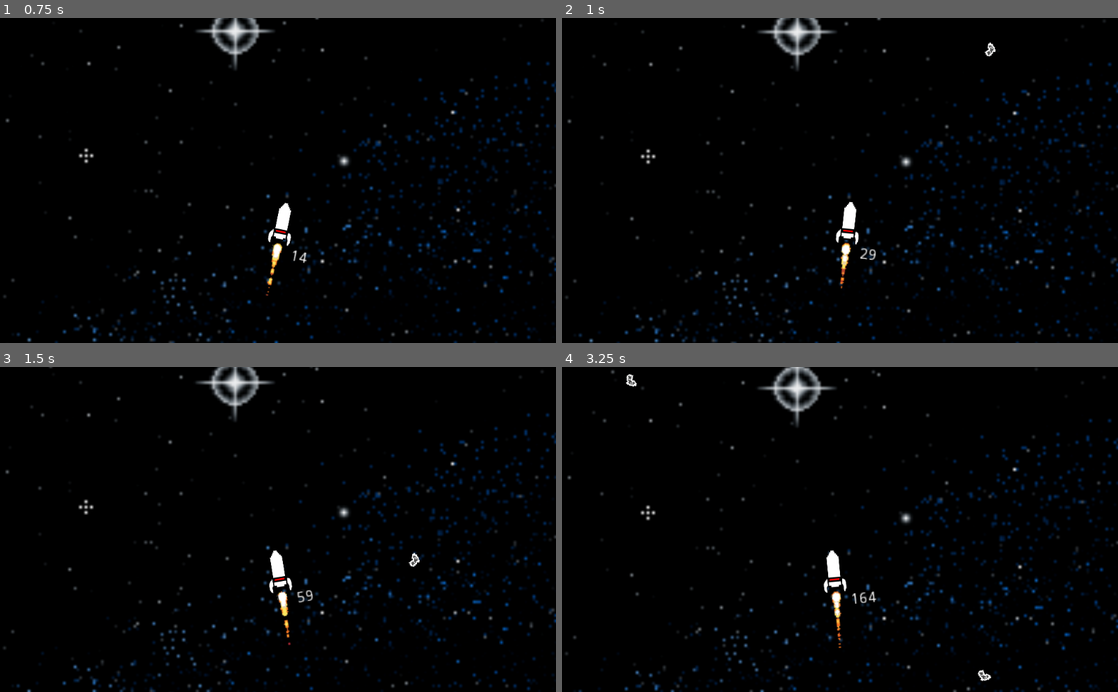
Above: before the commit, frames 1-4 (two rows, left to right).
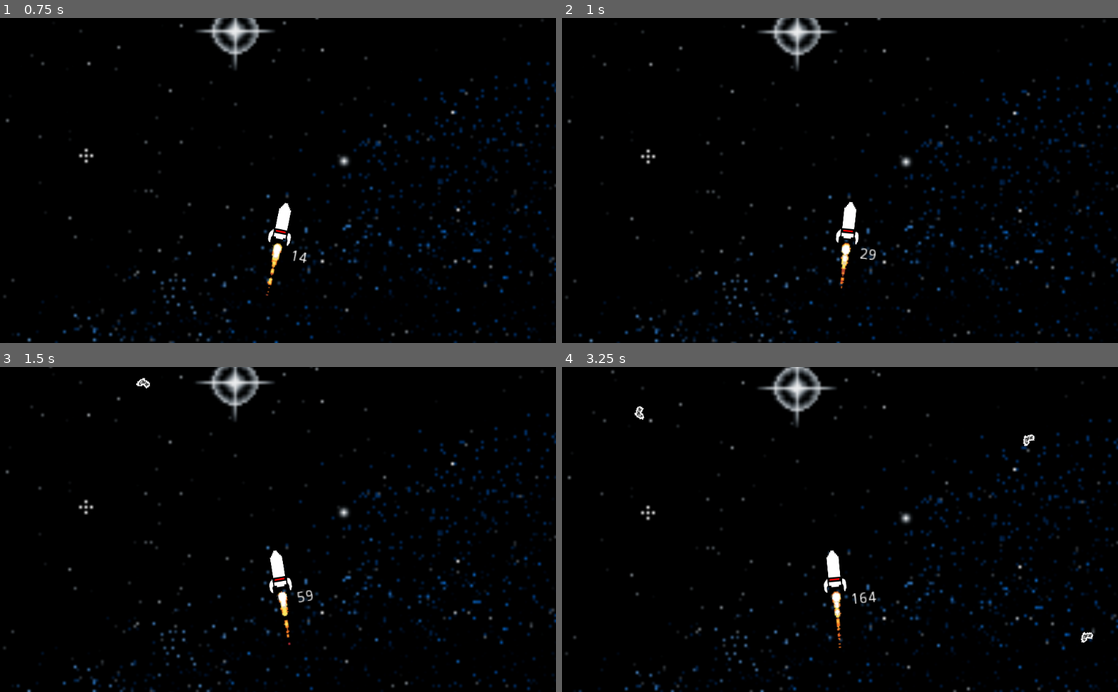
Above: after the commit, the same moments.

Repository: abheekda1/astervoid
Game: Godot game, scene res://Game Scenes/Game.tscn
The game is run twice, just before and just after one commit, with the same random seed, the same clock (stepped at 60 frames per second) and the same inputs.
Inputs (mouse positions are in pixels of both pictures, inside the frame that each line leads up to):
- Up to frame 1 (0.75 s): move the mouse to (400, 164) at 0.52 s; click (400, 164) at 0.67 s
- Up to frame 2 (1 s): no input
- Up to frame 3 (1.5 s): move the mouse to (166, 545) at 1.27 s; click (166, 545) at 1.42 s
- Up to frame 4 (3.25 s): move the mouse to (895, 458) at 2.02 s; click (895, 458) at 2.17 s; move the mouse to (812, 594) at 2.77 s; click (812, 594) at 2.92 s

Frame 1 is identical in both runs. In frame 2, less than 0.1% of the frame differs, in the area x 76-78%, y 7-12%; in frame 3, 0.1%; in frame 4, 0.3%, in the area x 11-96%, y 2-97%.
Error after the commit: Attempt to call function 'instance' in base 'null instance' on a null instance. (res://Scripts/Game.gd:40)

Commit message:
Add coins
Added coins so that users have a reason to move around more

Diff:
--- a/Game Scenes/Game.tscn
+++ b/Game Scenes/Game.tscn
@@ -3,7 +3,7 @@
 [ext_resource path="res://Objects/Rocket.tscn" type="PackedScene" id=1]
 [ext_resource path="res://Scripts/Rocket.gd" type="Script" id=2]
 [ext_resource path="res://Images and Anims/In Game/background.png" type="Texture" id=3]
-[ext_resource path="res://Scripts/AsteroidSpawn.gd" type="Script" id=4]
+[ext_resource path="res://Scripts/Game.gd" type="Script" id=4]
 [ext_resource path="res://Scripts/Score.gd" type="Script" id=5]
 
 [node name="Game" type="Node2D"]
--- a/Scripts/AsteroidSpawn.gd
+++ /dev/null
@@ -1,20 +0,0 @@
-extends Node2D
-
-var time = 0
-var asteroidObj = load("res://Objects/Asteroid.tscn")
-var spawnTime
-var deltaSpawnTime = 1
-
-func _process(delta):
-	spawnTime = 500/get_viewport_rect().size.x * deltaSpawnTime
-	time += delta
-	if time > spawnTime:
-		time = 0
-		if spawnTime > 300/get_viewport_rect().size.x:
-			deltaSpawnTime *= 0.995
-		if has_node("Rocket"):
-			var asteroid = asteroidObj.instance()
-			add_child(asteroid)
-			asteroid.position.x = rand_range($Rocket.position.x - get_viewport_rect().size.x/2, $Rocket.position.x + get_viewport_rect().size.x/2)
-			asteroid.position.y = rand_range($Rocket.position.y - get_viewport_rect().size.y, $Rocket.position.y - 2 * get_viewport_rect().size.y)
-			asteroid.rotation = rand_range(0, 6.28)
--- a/project.godot
+++ b/project.godot
@@ -18,7 +18,6 @@
 config/name="SpacEscape"
 config/description="Simple game based on avoiding asteroids while controlling a rocket."
 run/main_scene="res://Game Scenes/Game.tscn"
-boot_splash/image="res://Images and Anims/Other/icon.png"
 config/icon="res://Images and Anims/Other/icon.png"
 
 [input]
Not shown, changed: export_presets.cfg
Not shown, changed: .gitignore
Not shown, removed: Images and Anims/.DS_Store
